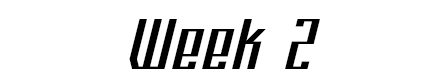
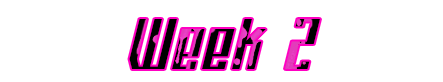
The second 443px x 82px image is a revision of the first. Changes to its layers:
added layer "Layer 1" above "8-blood-splatter-drip-1" over (135, 17, 313, 71)
added layer "8-blood-splatter-drip-1" above "Week 2" over (127, 17, 322, 71)
